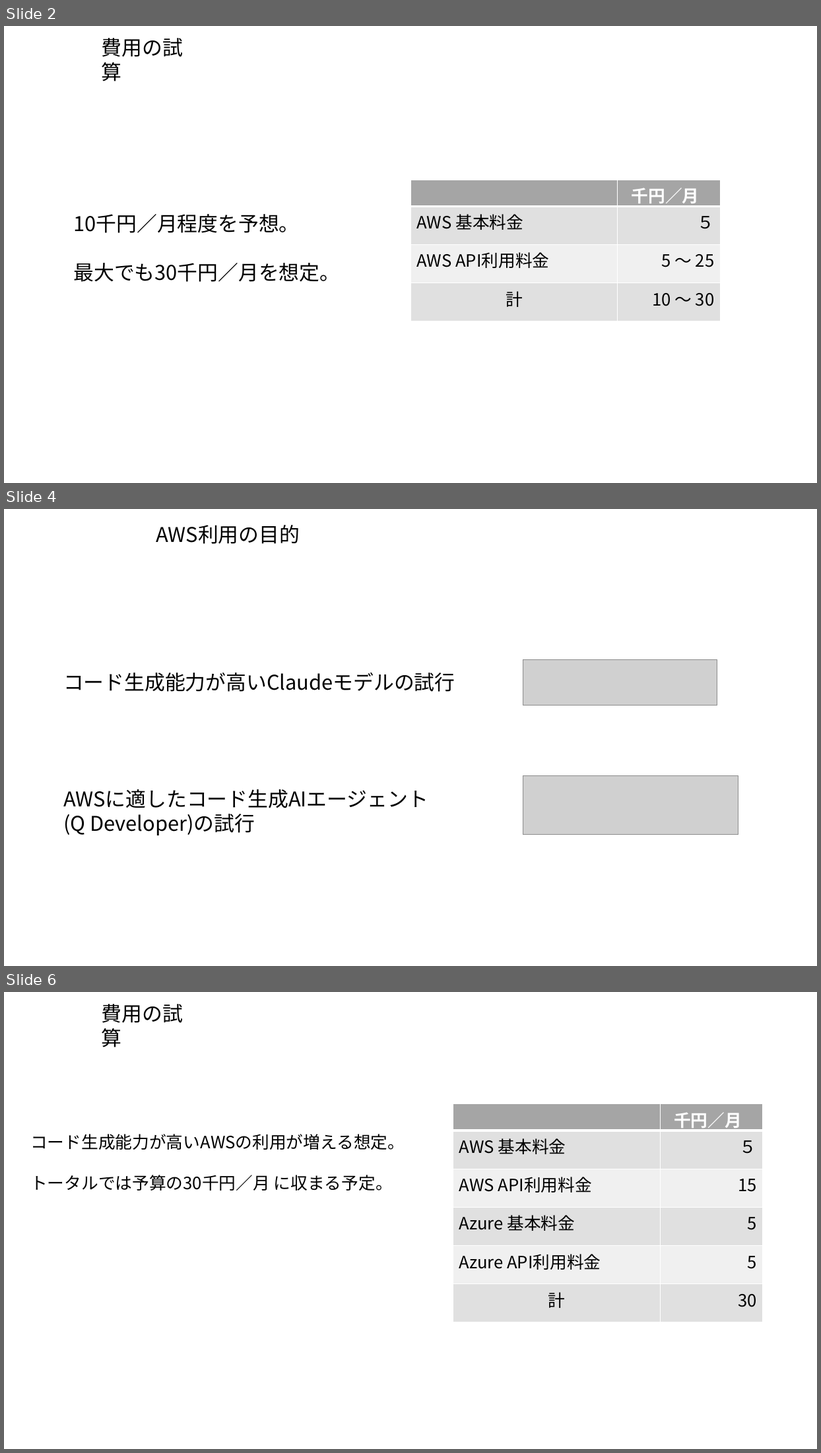
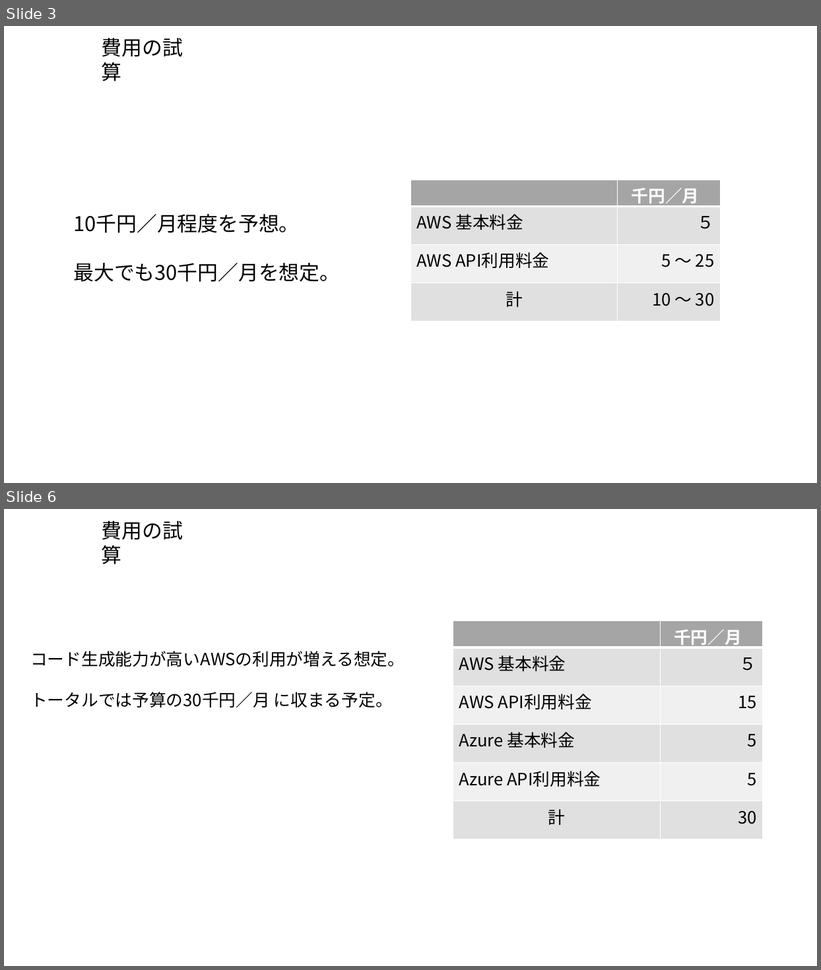
Before and after one commit to kiri0408/tyaga, a slide deck: aws_memo.pptx. Shown one above the other, each under a label of ours: slides 2, 4 and 6 before the commit, slides 3 and 6 after it; the slides between them are not shown. The pictures are 821x1453 and 821x970 pixels, drawn with LibreOffice and Linux fonts; fonts in the diff are those of the drawing; grey boxes stand for pictures. Boxes give left, top, right and bottom in pixels: in the first picture for what was removed or moved away, otherwise in the second. Text is boxed around its words. In the diff, an @@ line names an element or a change of style, - is before the commit and + after.

```diff
--- a/aws_memo.pptx
+++ b/aws_memo.pptx
@@ slide 4 removed at [4, 509, 817, 966], background #FFFFFF @@
@@ text removed at [156, 525, 300, 544] @@
-AWS利用の目的
@@ picture removed at [523, 659, 717, 706] @@
@@ text removed at [63, 673, 455, 692] @@
-コード生成能力が高いClaudeモデルの試行
@@ picture removed at [523, 776, 739, 835] @@
@@ text removed at [63, 789, 428, 836] @@
-AWSに適したコード生成AIエージェント
-(Q Developer)の試行
@@ what was slide 2 is now slide 3 @@
```
Also in this commit, not shown: 5 slides changed, 3 slides added.
